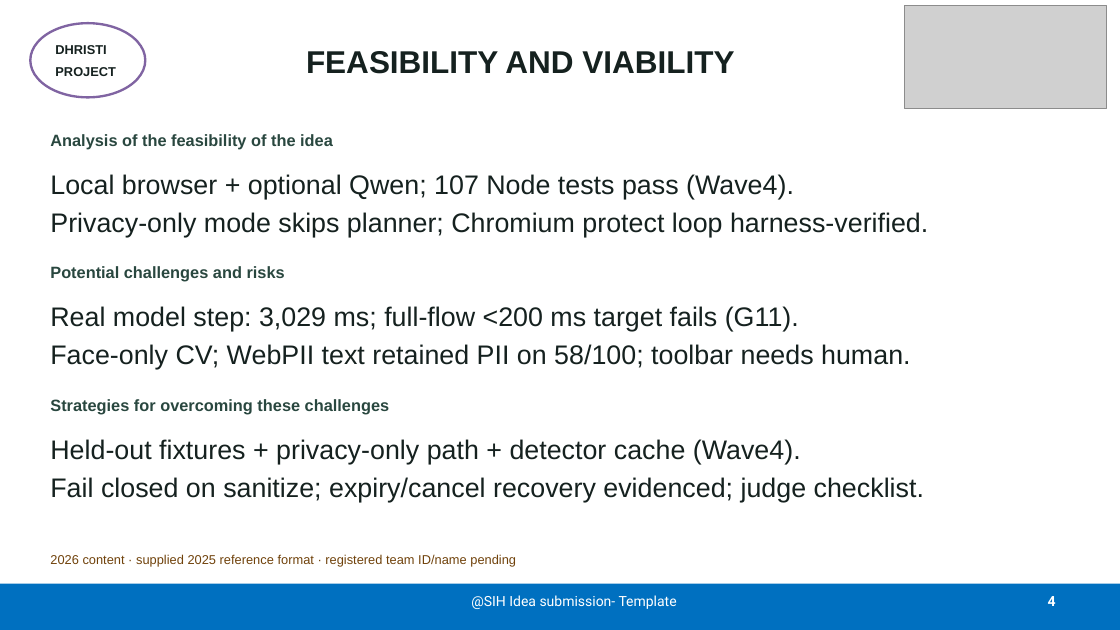
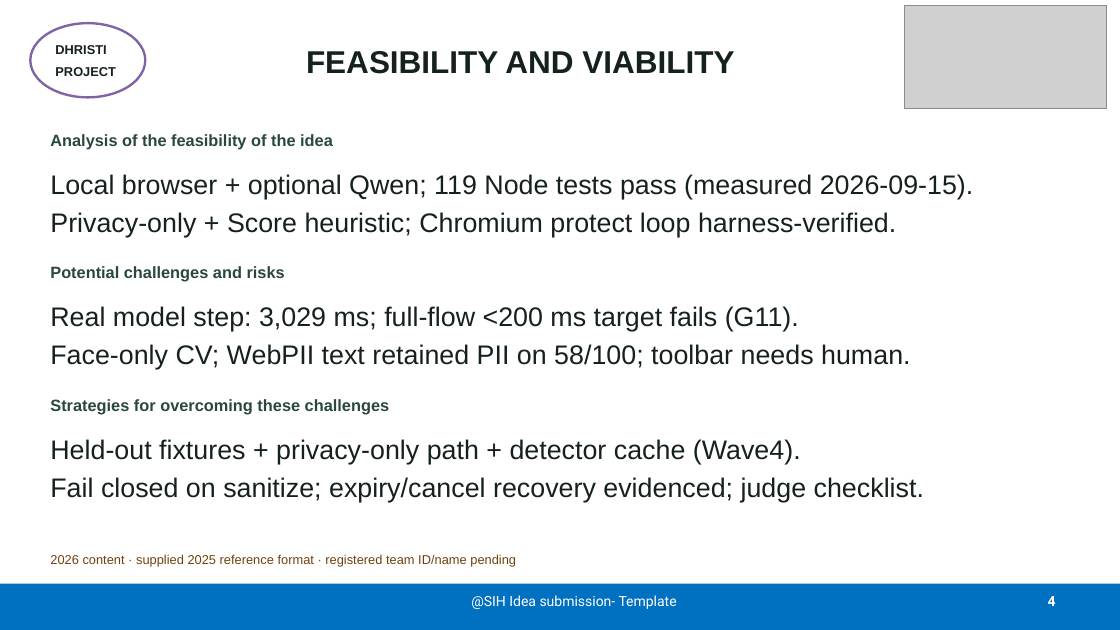
Before and after one commit to francisreubenr-rvu/sih-2026, a slide deck: slide 4 of Docs/submission-deck.pptx. Drawn at 1120x630 pixels with LibreOffice and Linux fonts; fonts in the diff are those of the drawing; grey boxes stand for pictures. Boxes give left, top, right and bottom in pixels: in the first picture for what was removed or moved away, otherwise in the second. Text is boxed around its words. In the diff, an @@ line names an element or a change of style, - is before the commit and + after.

```diff
--- a/Docs/submission-deck.pptx
+++ b/Docs/submission-deck.pptx
@@ text at box(50, 174, 974, 238): text changed @@
-Local browser + optional Qwen; 107 Node tests pass (Wave4).
-Privacy-only mode skips planner; Chromium protect loop harness-verified.
+Local browser + optional Qwen; 119 Node tests pass (measured 2026-09-15).
+Privacy-only + Score heuristic; Chromium protect loop harness-verified.
```
Also in this commit, not shown: 28 other files.
